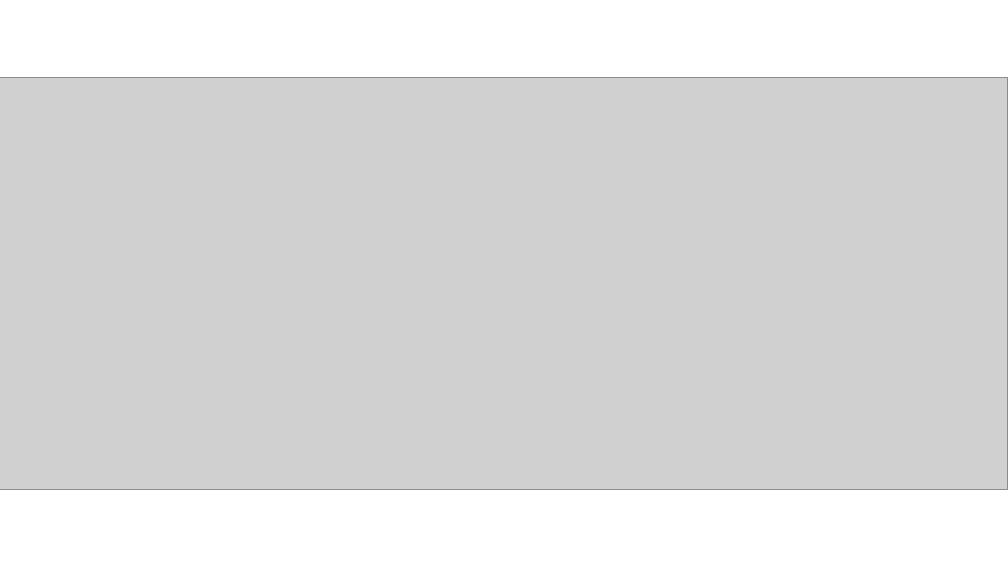
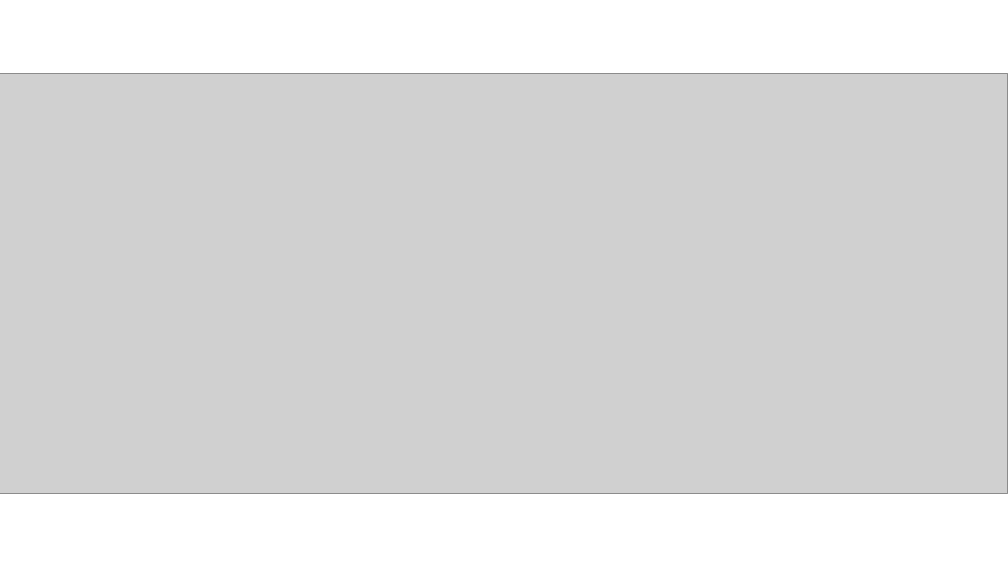
Before and after one commit to akshatmalhotra29/coronavirus, a slide deck: slide 7 of Coronavirus Story.pptx. Drawn at 1008x567 pixels with LibreOffice and Linux fonts; fonts in the diff are those of the drawing; grey boxes stand for pictures. Boxes give left, top, right and bottom in pixels: in the first picture for what was removed or moved away, otherwise in the second. Text is boxed around its words. In the diff, an @@ line names an element or a change of style, - is before the commit and + after.

```diff
--- a/Coronavirus Story.pptx
+++ b/Coronavirus Story.pptx
@@ picture: place and size @@
-picture at box(0, 78, 1008, 490)
+picture at box(0, 74, 1008, 493)
```
Also in this commit, not shown: 6 other slides changed, 1 other file.
